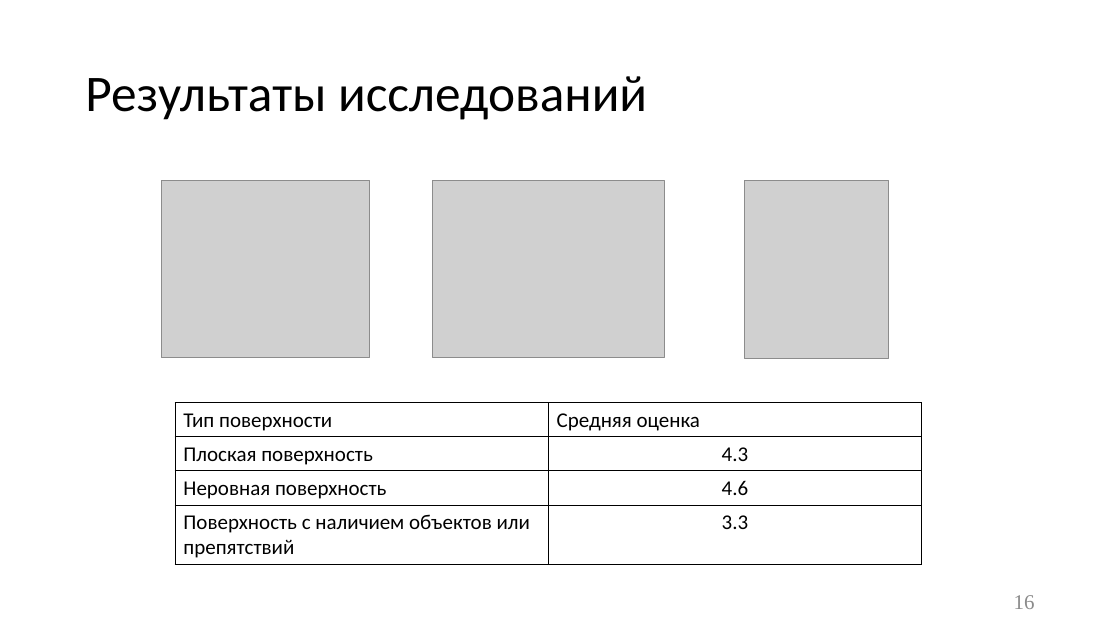
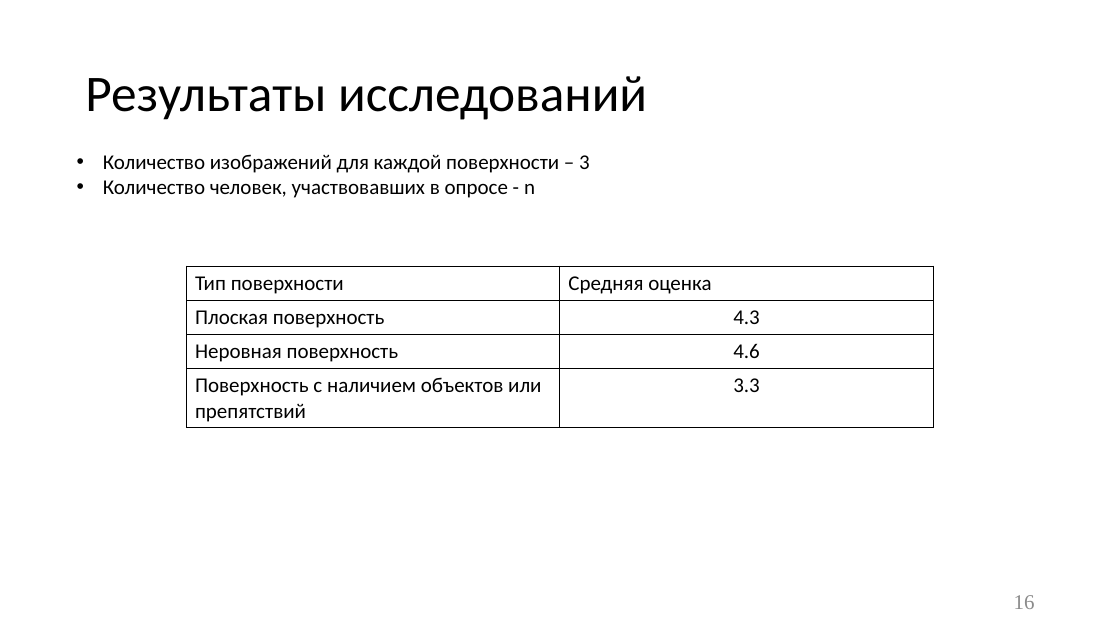
Before and after one commit to Yokud/bmstu_bachelors_diploma, a slide deck: slide 16 of docs/diploma/presentation/Presentation.pptx. Drawn at 1120x630 pixels with LibreOffice and Linux fonts; fonts in the diff are those of the drawing; grey boxes stand for pictures. Boxes give left, top, right and bottom in pixels: in the first picture for what was removed or moved away, otherwise in the second. Text is boxed around its words. In the diff, an @@ line names an element or a change of style, - is before the commit and + after.

```diff
--- a/docs/diploma/presentation/Presentation.pptx
+++ b/docs/diploma/presentation/Presentation.pptx
@@ text added at bbox=[103, 154, 590, 198], 18 pt, text #000000 @@
+• Количество изображений для каждой поверхности – 3
+• Количество человек, участвовавших в опросе - n
@@ picture removed at bbox=[161, 181, 370, 358] @@
@@ picture removed at bbox=[433, 181, 665, 358] @@
@@ picture removed at bbox=[744, 181, 889, 359] @@
@@ table: place and size @@
-table at bbox=[175, 403, 921, 565]
+table at bbox=[187, 266, 933, 428]
```
Also in this commit, not shown: 5 other slides changed, 36 other files.
